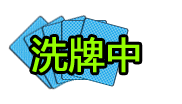
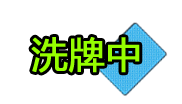
Revision of a layered 182x104 image; what changed, layer by layer:
showed "图层 1 副本 3" over <box>93,22,168,97</box>
hid "图层 1 副本" over <box>69,17,129,87</box>
hid "图层 1" over <box>61,20,107,80</box>
hid "图层 1 副本 4" over <box>41,15,101,85</box>
hid "图层 1 副本 5" over <box>22,14,93,90</box>
hid "图层 1 副本 6" over <box>8,15,83,90</box>
